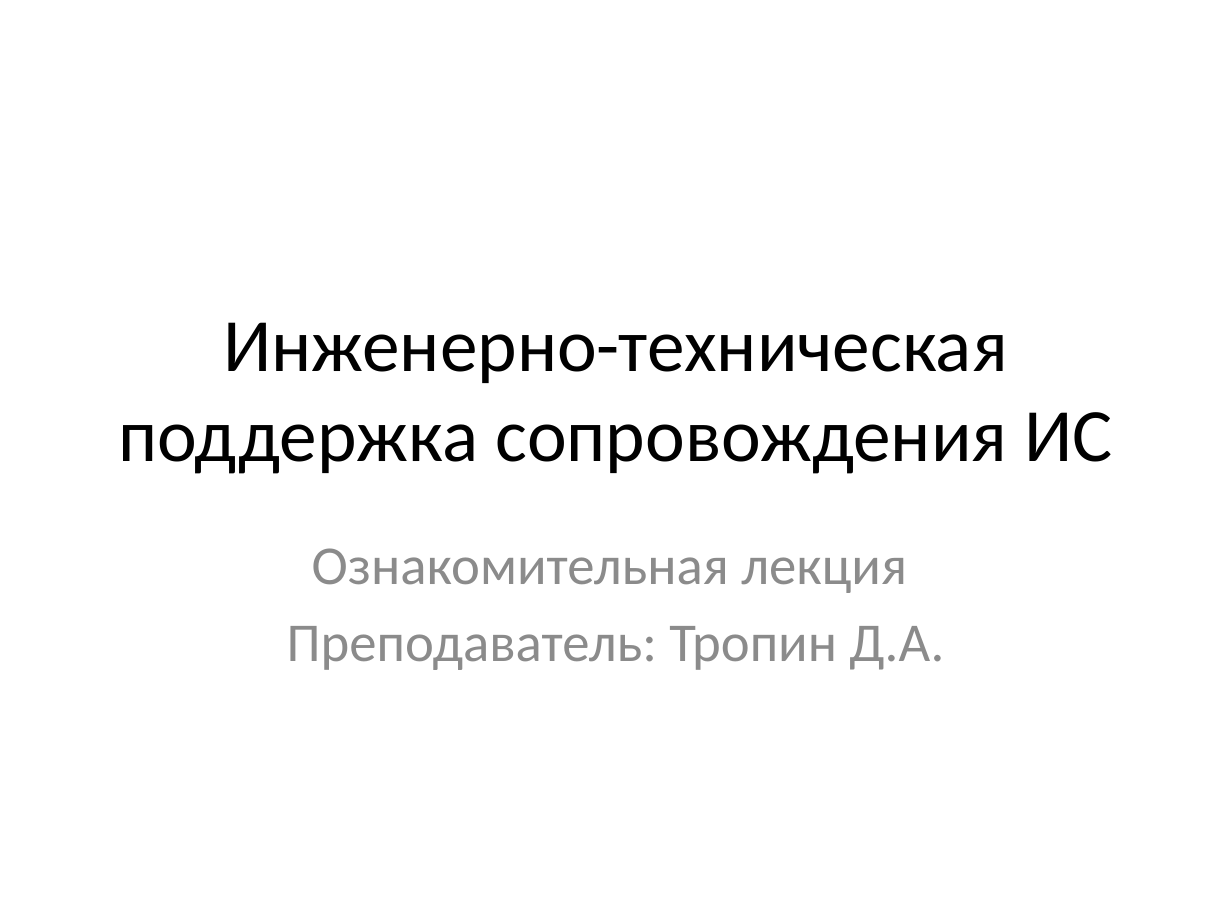
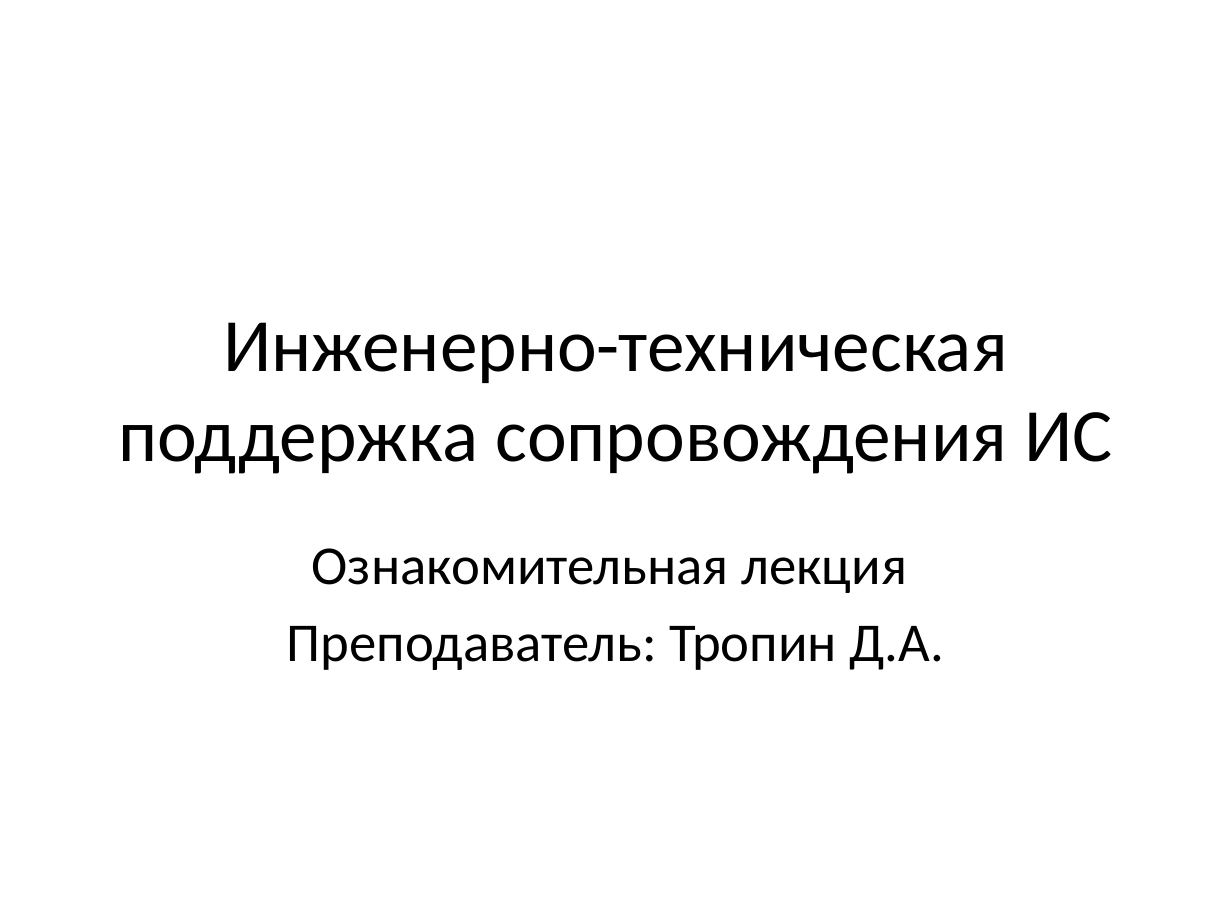
Before and after one commit to DaniilTropin11/IT-Support-Labs, a slide deck: slide 1 of lectures/Первая_лекция_GitHub_Classroom.pptx. Drawn at 1232x924 pixels with LibreOffice and Linux fonts; fonts in the diff are those of the drawing. Boxes give left, top, right and bottom in pixels: in the first picture for what was removed or moved away, otherwise in the second. Text is boxed around its words. In the diff, an @@ line names an element or a change of style, - is before the commit and + after.

```diff
--- a/lectures/Первая_лекция_GitHub_Classroom.pptx
+++ b/lectures/Первая_лекция_GitHub_Classroom.pptx
@@ subtitle "Ознакомительная лекция" at (x1=287, y1=548, x2=944, y2=670): text colour #8C8C8C to #000000 @@
```
Also in this commit, not shown: 1 other slide changed, 1 slide added, 1 slide removed.
